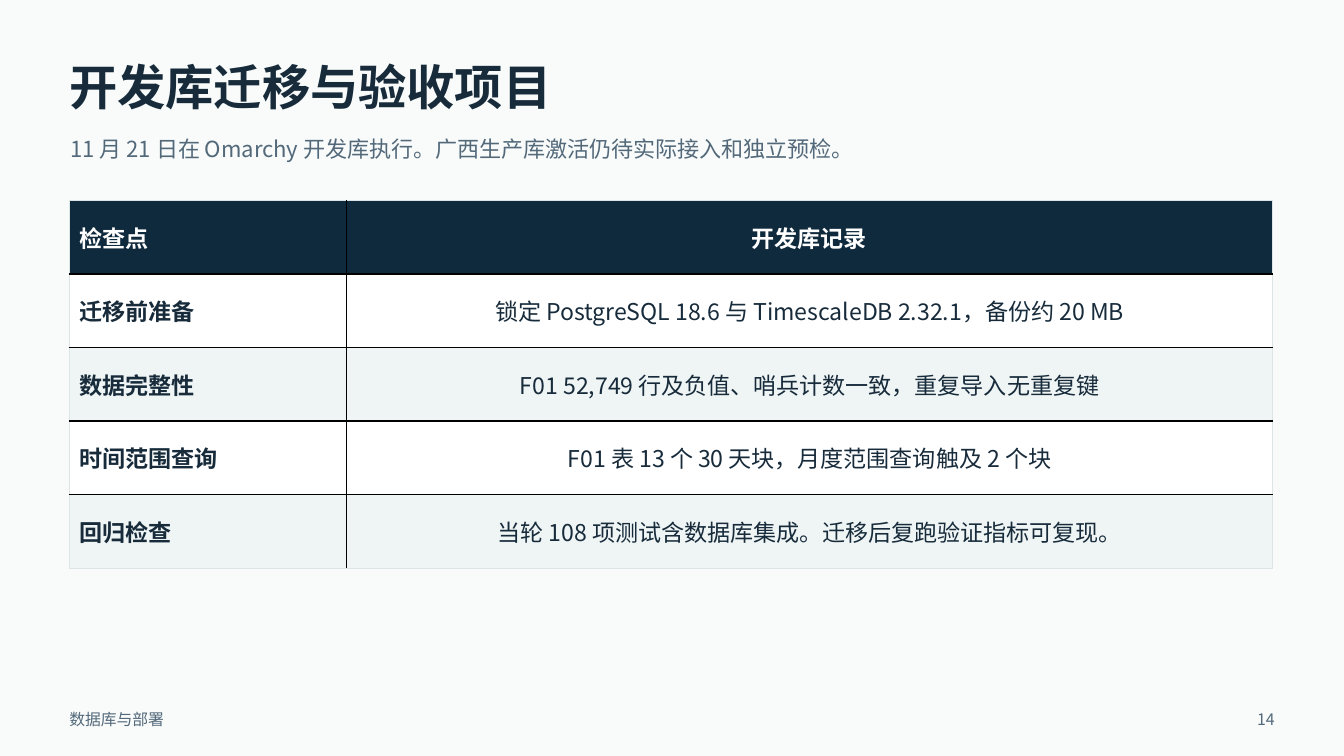
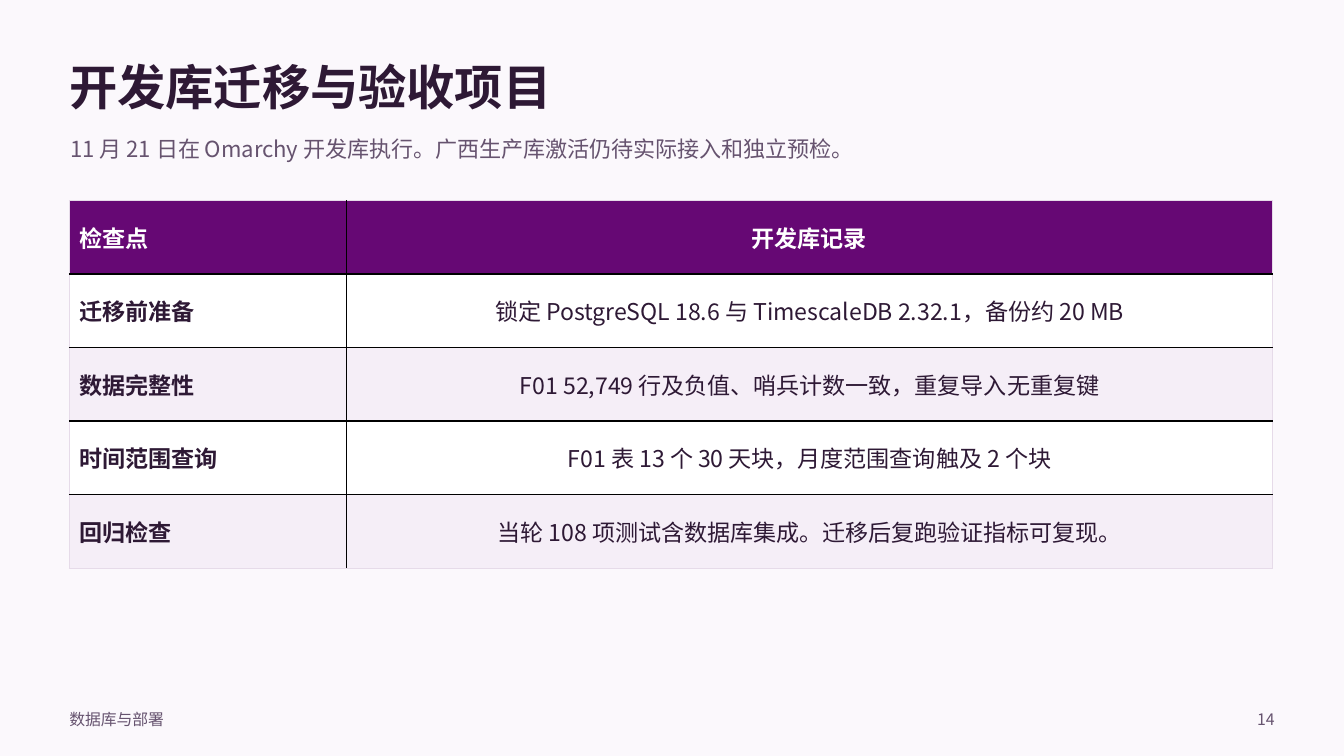
Before and after one commit to Sunhuahai/wind-power-forecasting, a slide deck: slide 14 of docs/研究记录/风电功率预测项目汇报_详版_2026-11-26.pptx. Drawn at 1344x756 pixels with LibreOffice and Linux fonts; fonts in the diff are those of the drawing. Boxes give left, top, right and bottom in pixels: in the first picture for what was removed or moved away, otherwise in the second. Text is boxed around its words. In the diff, an @@ line names an element or a change of style, - is before the commit and + after.

Commit message:
将项目汇报详版配色调整为清华紫

```diff
--- a/docs/研究记录/风电功率预测项目汇报_详版_2026-11-26.pptx
+++ b/docs/研究记录/风电功率预测项目汇报_详版_2026-11-26.pptx
@@ background #F8FBFA to #FBF8FC @@
@@ text "开发库迁移与验收项目" at (69,63,551,110): text colour #172B3B to #2E1935 @@
@@ table at (70,201,1273,569) @@
@@ fill #102A3D to #660874 in row 1 @@
@@ fill #EFF4F4 to #F5EEF7 in 4 cells @@
@@ text colour #172B3B to #2E1935 @@
@@ borders changed @@
@@ text colour #53697A to #66536F in 3 elements at (70,138,853,162), (69,712,164,726), (1257,713,1275,725) @@
```
Also in this commit, not shown: 29 other slides changed.
